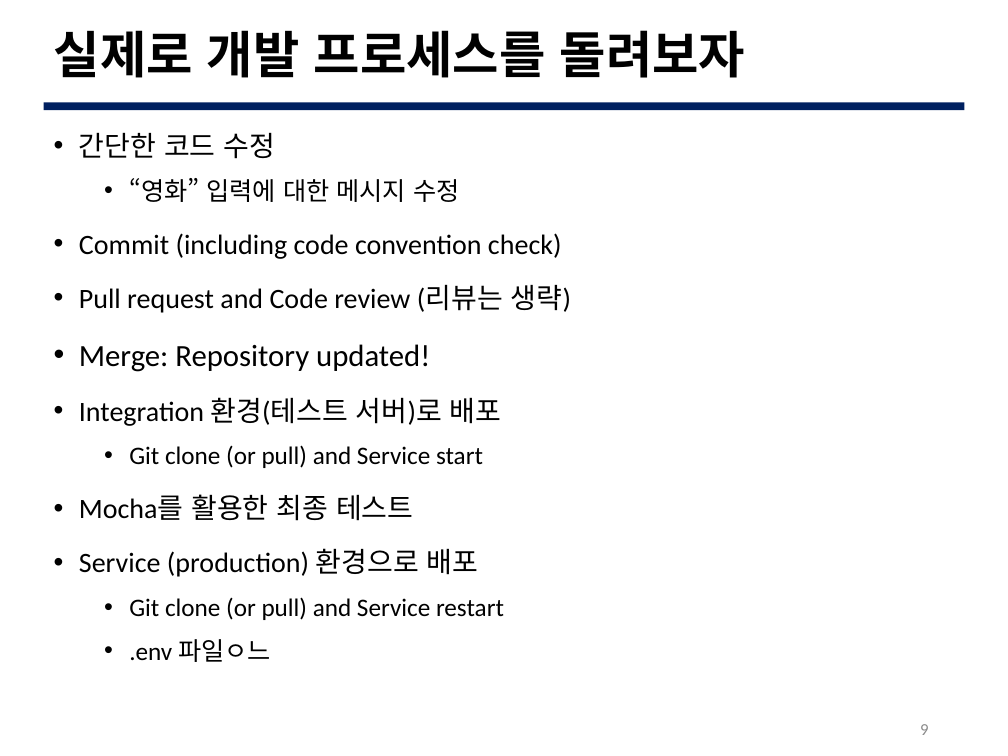
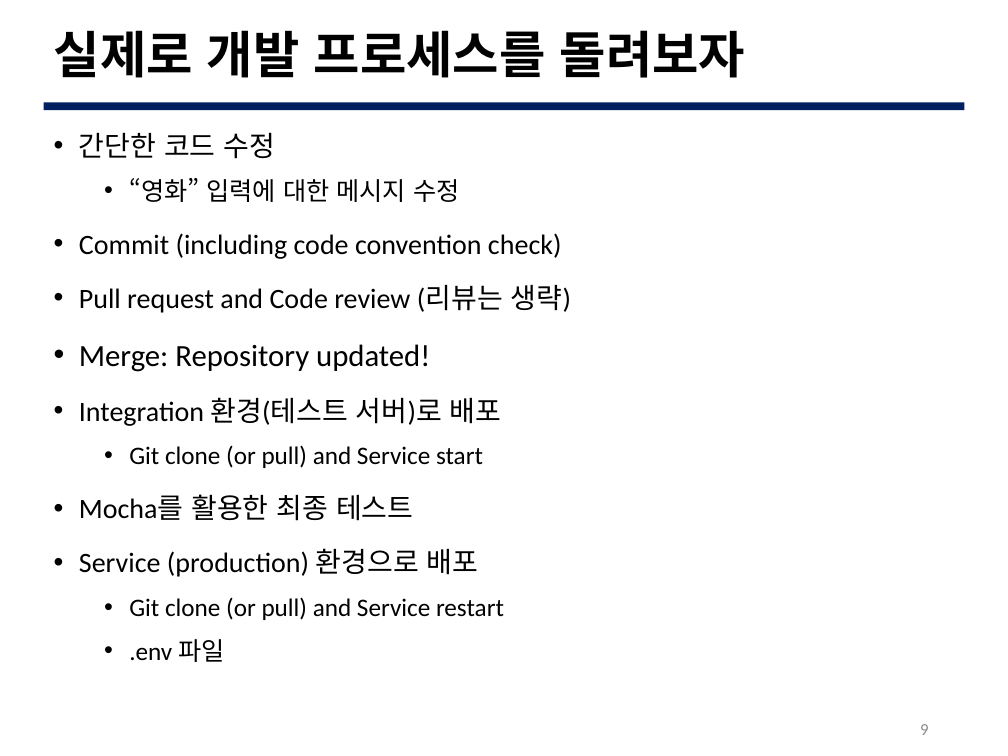
Before and after one commit to JBNU-JEduTools/osscourse, a slide deck: slide 9 of Slides/15. 개발 프로세스 실습 3.pptx. Drawn at 1008x756 pixels with LibreOffice and Linux fonts; fonts in the diff are those of the drawing; background and template pictures are left out. Boxes give left, top, right and bottom in pixels: in the first picture for what was removed or moved away, otherwise in the second. Text is boxed around its words. In the diff, an @@ line names an element or a change of style, - is before the commit and + after.

```diff
--- a/Slides/15. 개발 프로세스 실습 3.pptx
+++ b/Slides/15. 개발 프로세스 실습 3.pptx
@@ text at [129,639,224,662]: text changed @@
-  • .env 파일ㅇ느
+  • .env 파일
```
Also in this commit, not shown: 3 other slides changed, 2 slides added.
